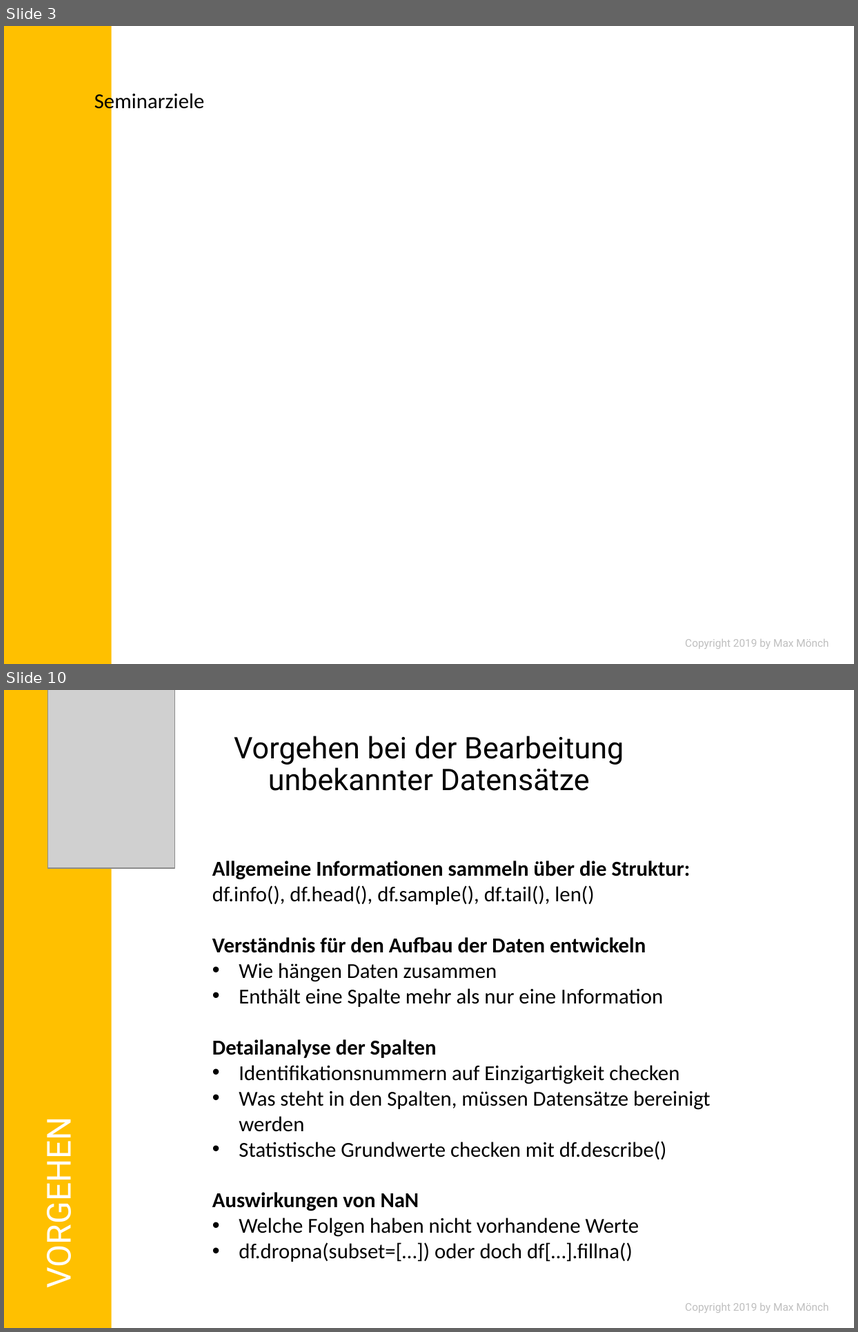
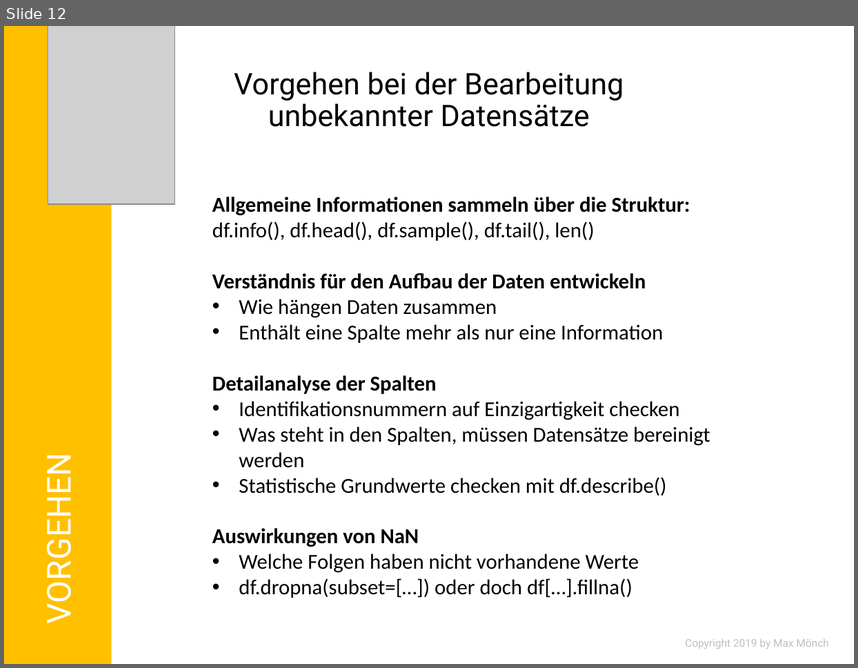
Before and after one commit to MonksterFX/pandas-basic, a slide deck: praesentation/pandas-basic.pptx. Shown one above the other, each under a label of ours: slides 3 and 10 before the commit, slide 12 after it; the slides between them are not shown. The pictures are 858x1332 and 858x668 pixels, drawn with LibreOffice and Linux fonts; fonts in the diff are those of the drawing; grey boxes stand for pictures; background and template pictures are left out. Boxes give left, top, right and bottom in pixels: in the first picture for what was removed or moved away, otherwise in the second. Text is boxed around its words. In the diff, an @@ line names an element or a change of style, - is before the commit and + after.

```diff
--- a/praesentation/pandas-basic.pptx
+++ b/praesentation/pandas-basic.pptx
@@ slide 3 removed at (4,26,854,664), background #FFFFFF @@
@@ rectangle removed at (4,26,111,664) @@
@@ text removed at (94,90,205,114) @@
-Seminarziele
@@ text removed at (685,639,829,648) @@
-Copyright 2019 by Max Mönch
@@ what was slide 10 is now slide 12 @@
```
Also in this commit, not shown: 4 slides changed, 6 slides added, 3 other slides removed, 22 other files.
